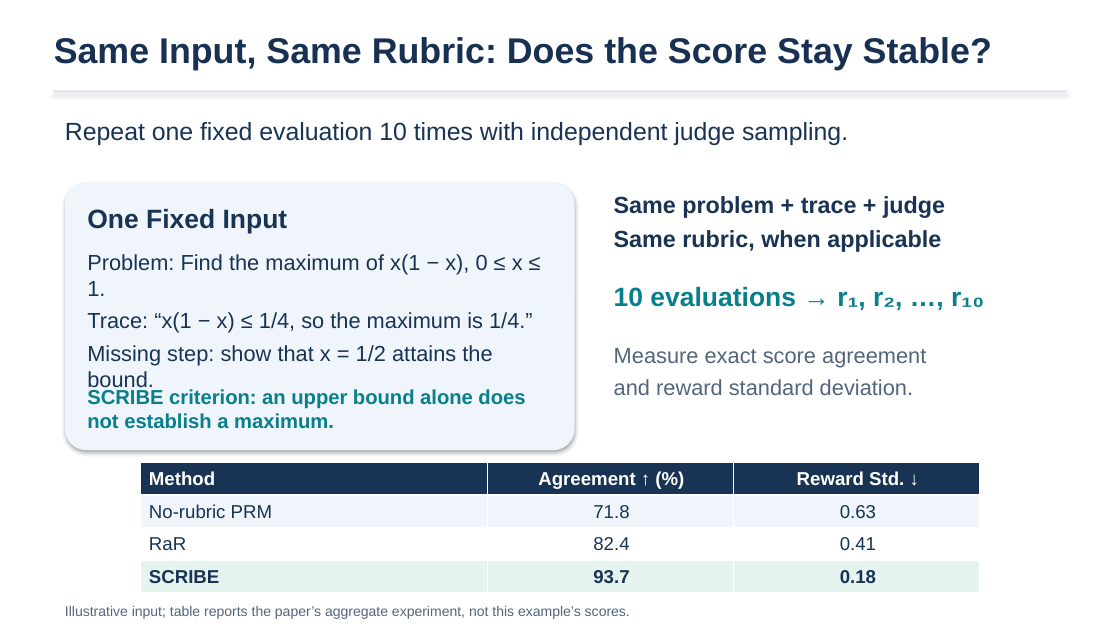
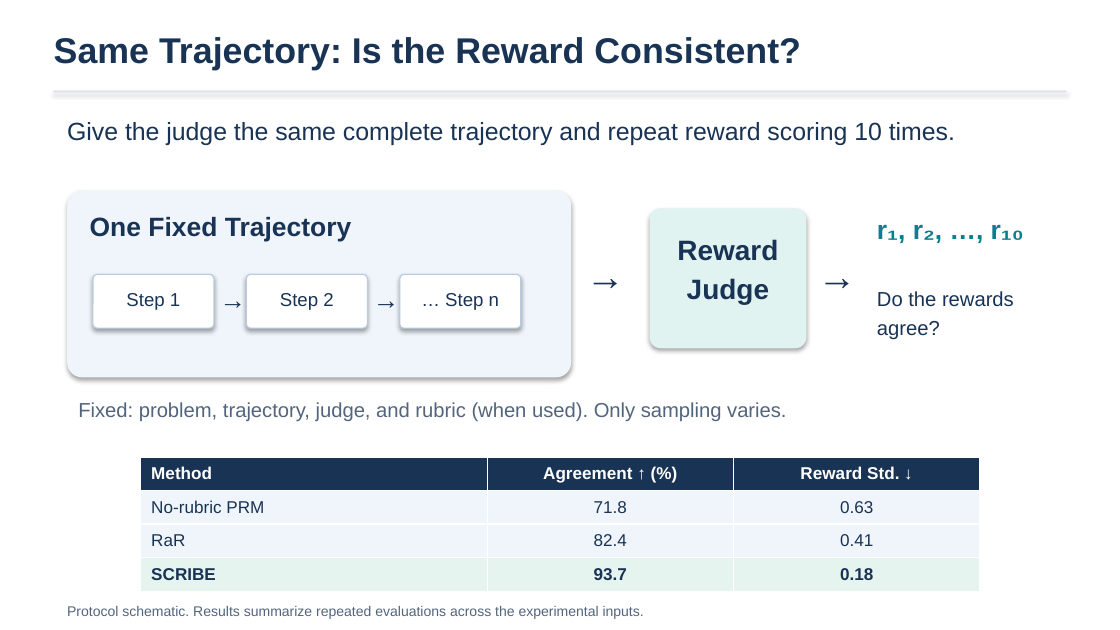
Before and after one commit to YuxuanJiang1/SCRIBE, a slide deck: slide 10 of slides/SCRIBE_EMNLP2026.pptx. Drawn at 1120x630 pixels with LibreOffice and Linux fonts; fonts in the diff are those of the drawing. Boxes give left, top, right and bottom in pixels: in the first picture for what was removed or moved away, otherwise in the second. Text is boxed around its words. In the diff, an @@ line names an element or a change of style, - is before the commit and + after.

Commit message:
Clarify trajectory and matched-subgoal consistency protocols

```diff
--- a/slides/SCRIBE_EMNLP2026.pptx
+++ b/slides/SCRIBE_EMNLP2026.pptx
@@ text at (54, 37, 801, 70): text changed; text colour #183153 to #193354 @@
-Same Input, Same Rubric: Does the Score Stay Stable?
+Same Trajectory: Is the Reward Consistent?
@@ text at (67, 122, 955, 145): text changed @@
-Repeat one fixed evaluation 10 times with independent judge sampling.
+Give the judge the same complete trajectory and repeat reward scoring 10 times.
@@ rounded rectangle: place and size @@
-rounded rectangle at (65, 183, 575, 450)
+rounded rectangle at (67, 190, 571, 377)
@@ text removed at (614, 196, 945, 252) @@
-Same problem + trace + judge
-Same rubric, when applicable
@@ rounded rectangle added at (650, 208, 806, 348), fill #E1F3F1 @@
@@ text at (90, 217, 352, 242): text changed @@
-One Fixed Input
+One Fixed Trajectory
@@ text added at (677, 239, 778, 304), 18 pt, text #193354, bold @@
+Reward
+Judge
@@ text at (877, 224, 1024, 243): text changed @@
-10 evaluations → r₁, r₂, …, r₁₀
+r₁, r₂, …, r₁₀
@@ text removed at (87, 254, 533, 392) @@
-Problem: Find the maximum of x(1 − x), 0 ≤ x ≤ 1.
-Trace: “x(1 − x) ≤ 1/4, so the maximum is 1/4.”
-Missing step: show that x = 1/2 attains the bound.
@@ text added at (586, 252, 636, 297), 25 pt, text #193354, bold @@
+→
@@ text added at (818, 252, 868, 297), 25 pt, text #193354, bold @@
+→
@@ rounded rectangle added at (93, 274, 214, 328), fill #FFFFFF, outline #B8CBE0 0.75 pt @@
@@ text added at (126, 293, 180, 310), 12 pt, text #193354 @@
+Step 1
@@ text added at (220, 283, 248, 317), 17 pt, text #193354 @@
+→
@@ rounded rectangle added at (246, 274, 367, 328), fill #FFFFFF, outline #B8CBE0 0.75 pt @@
@@ text added at (280, 293, 333, 310), 12 pt, text #193354 @@
+Step 2
@@ text added at (373, 283, 401, 317), 17 pt, text #193354 @@
+→
@@ rounded rectangle added at (400, 274, 521, 328), fill #FFFFFF, outline #B8CBE0 0.75 pt @@
@@ text added at (445, 293, 499, 310), 12 pt, text #193354 @@
+… Step n
@@ text added at (877, 291, 1014, 340), 13 pt, text #193354 @@
+Do the rewards
+agree?
@@ text removed at (614, 348, 926, 395) @@
-Measure exact score agreement
-and reward standard deviation.
@@ text removed at (87, 389, 525, 429) @@
-SCRIBE criterion: an upper bound alone does not establish a maximum.
@@ text added at (78, 402, 786, 421), 13 pt, text #53657C @@
+Fixed: problem, trajectory, judge, and rubric (when used). Only sampling varies.
@@ table at (140, 457, 980, 591) @@
@@ fill #FFFFFF to #EFF5FB in row 3 @@
@@ size 12 to 11 pt @@
@@ table: place and size @@
-table at (140, 463, 980, 588)
+table at (140, 457, 980, 591)
@@ text at (67, 606, 644, 619): text changed @@
-Illustrative input; table reports the paper’s aggregate experiment, not this example’s scores.
+Protocol schematic. Results summarize repeated evaluations across the experimental inputs.
```
Also in this commit, not shown: 6 other slides changed, 2 other files.
